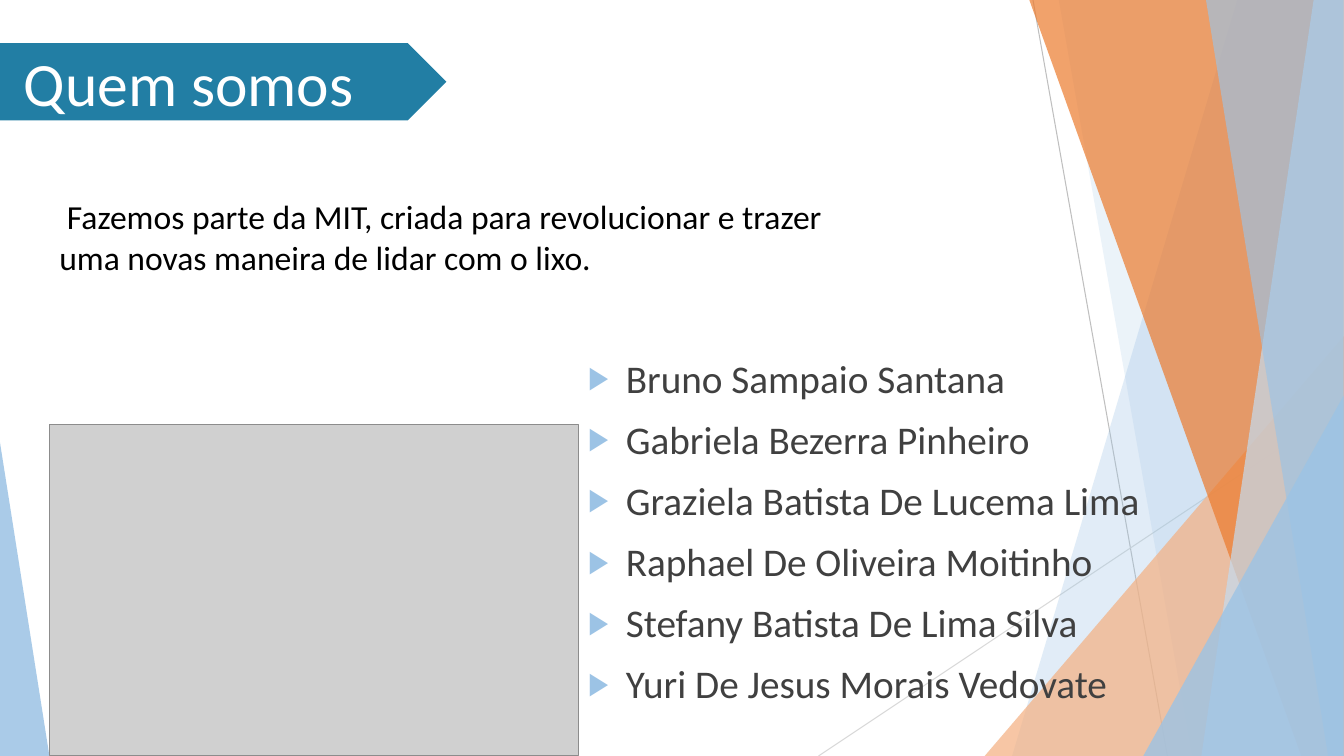
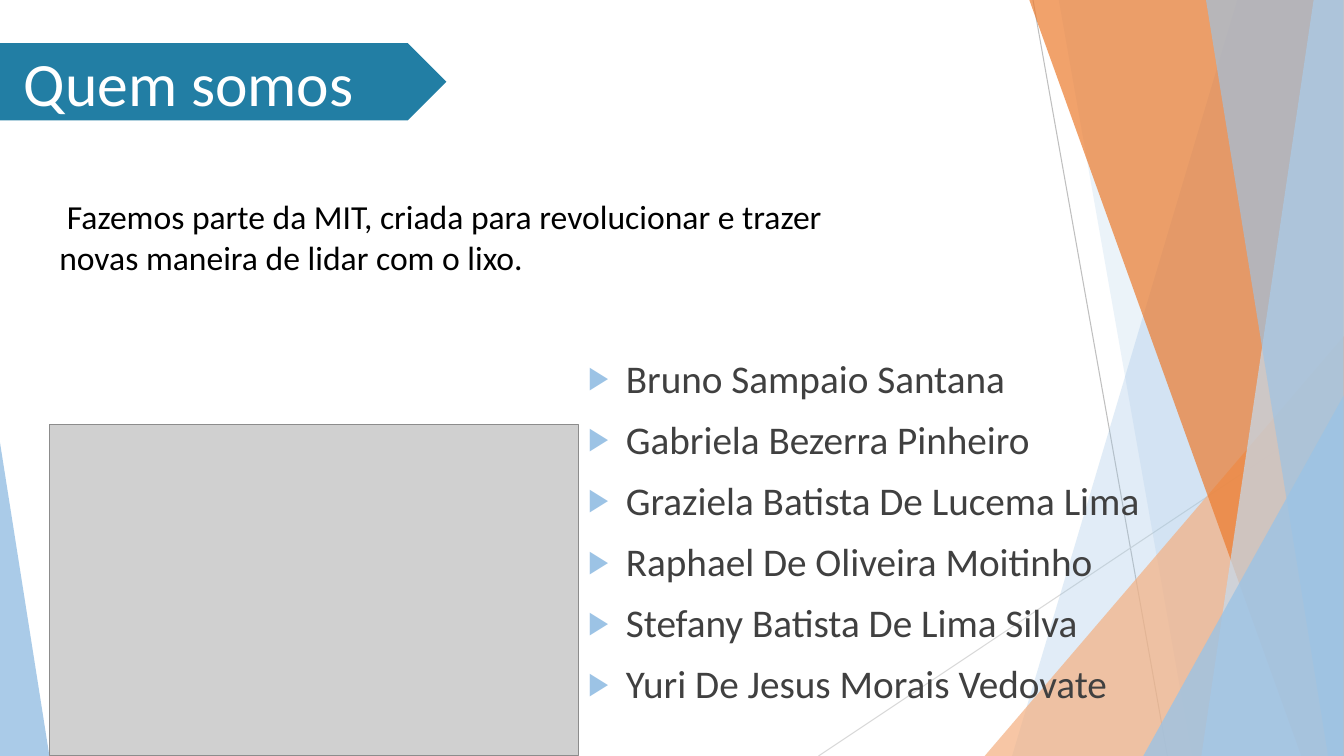
Before and after one commit to Stefany-hub/Projeto2.0, a slide deck: slide 2 of apresentação/MIT PPT (Projeto 2.0).pptx. Drawn at 1344x756 pixels with LibreOffice and Linux fonts; fonts in the diff are those of the drawing; grey boxes stand for pictures; background and template pictures are left out. Boxes give left, top, right and bottom in pixels: in the first picture for what was removed or moved away, otherwise in the second. Text is boxed around its words. In the diff, an @@ line names an element or a change of style, - is before the commit and + after.

```diff
--- a/apresentação/MIT PPT (Projeto 2.0).pptx
+++ b/apresentação/MIT PPT (Projeto 2.0).pptx
@@ text at (59, 205, 821, 271): text changed @@
-Fazemos parte da MIT, criada para revolucionar e trazer uma novas maneira de lidar com o lixo.
+Fazemos parte da MIT, criada para revolucionar e trazer novas maneira de lidar com o lixo.
```
Also in this commit, not shown: 6 other slides changed, 1 slide added, 2 slides removed.
